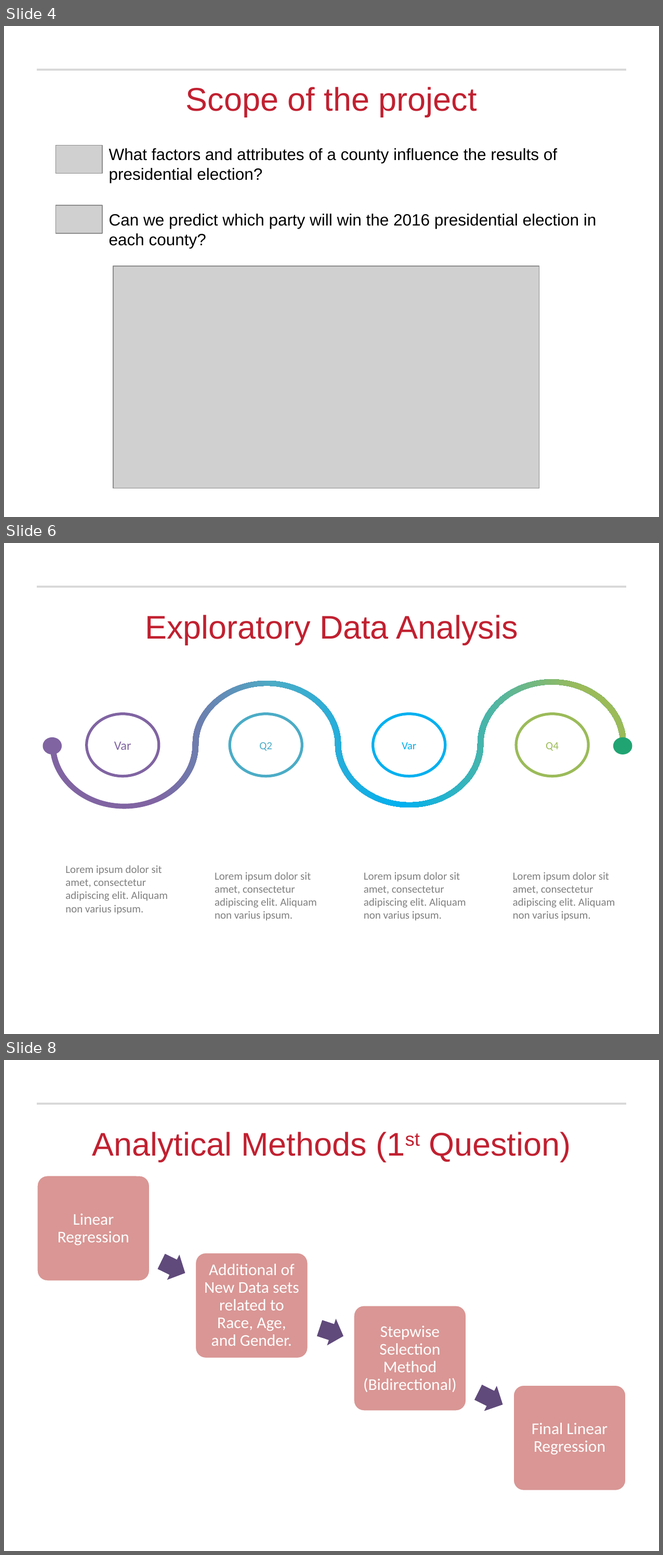
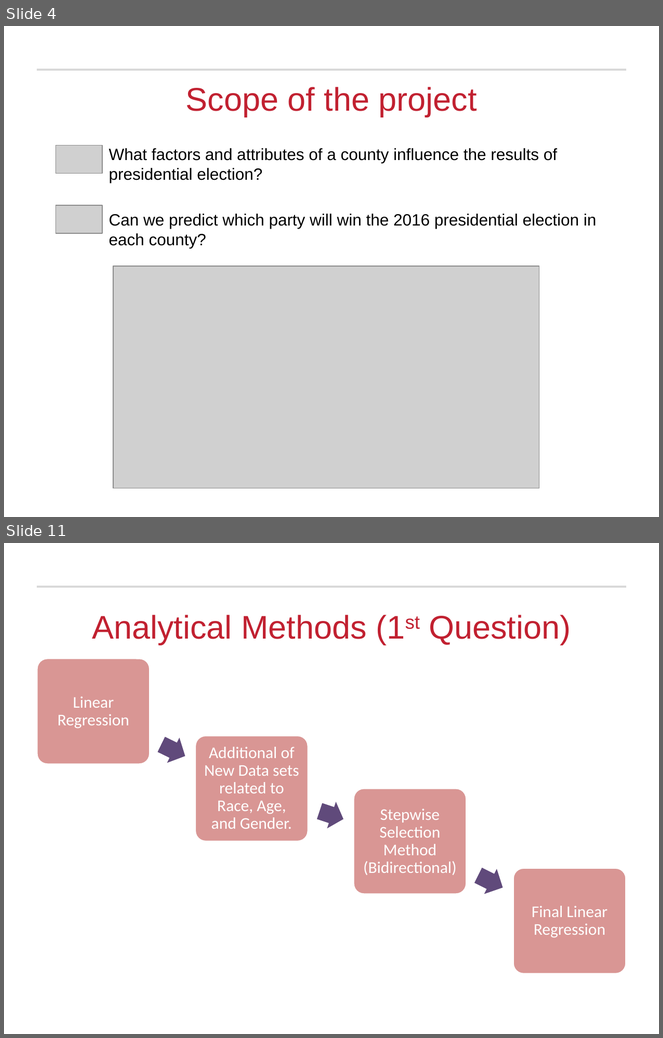
Before and after one commit to rajakash31/Presidential_Election_2016_Classification, a slide deck: Final Submission/Presidential Election Analysis_Final.pptx. Shown one above the other, each under a label of ours: slides 4, 6 and 8 before the commit, slides 4 and 11 after it; the slides between them are not shown. The pictures are 663x1555 and 663x1038 pixels, drawn with LibreOffice and Linux fonts; fonts in the diff are those of the drawing; grey boxes stand for pictures; background and template pictures are left out. Boxes give left, top, right and bottom in pixels: in the first picture for what was removed or moved away, otherwise in the second. Text is boxed around its words. In the diff, an @@ line names an element or a change of style, - is before the commit and + after.

```diff
--- a/Final Submission/Presidential Election Analysis_Final.pptx
+++ b/Final Submission/Presidential Election Analysis_Final.pptx
@@ slide 6 removed at (4, 543, 659, 1034), background #FFFFFF; not listed: 1 template element that a slide beside it also shows @@
@@ title removed at (145, 615, 518, 645) @@
-Exploratory Data Analysis
@@ freeform shape removed at (50, 679, 626, 809) @@
@@ ellipse removed at (87, 714, 158, 776) @@
-Var
@@ ellipse removed at (230, 714, 302, 776) @@
-Q2
@@ ellipse removed at (373, 714, 445, 776) @@
-Var
@@ ellipse removed at (516, 714, 588, 776) @@
-Q4
@@ ellipse removed at (45, 740, 59, 752) @@
@@ ellipse removed at (616, 740, 630, 752) @@
@@ text removed at (65, 865, 168, 915) @@
-Lorem ipsum dolor sit amet, consectetur adipiscing elit. Aliquam non varius ipsum.
@@ text removed at (215, 872, 317, 921) @@
-Lorem ipsum dolor sit amet, consectetur adipiscing elit. Aliquam non varius ipsum.
@@ text removed at (364, 872, 466, 921) @@
-Lorem ipsum dolor sit amet, consectetur adipiscing elit. Aliquam non varius ipsum.
@@ text removed at (513, 872, 616, 921) @@
-Lorem ipsum dolor sit amet, consectetur adipiscing elit. Aliquam non varius ipsum.
@@ what was slide 8 is now slide 11 @@
```
Also in this commit, not shown: 3 slides changed, 5 slides added, 1 other slide removed, 7 other files.
